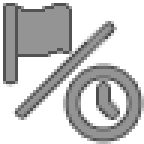
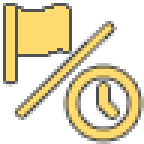
Comparing the layer stacks of the two w=144, h=144 images. Changes:
painted on "Line" over (15, 24, 114, 117)
painted on "flag menu" over (6, 6, 81, 81)
painted on "sw menu" over (66, 66, 141, 141)
